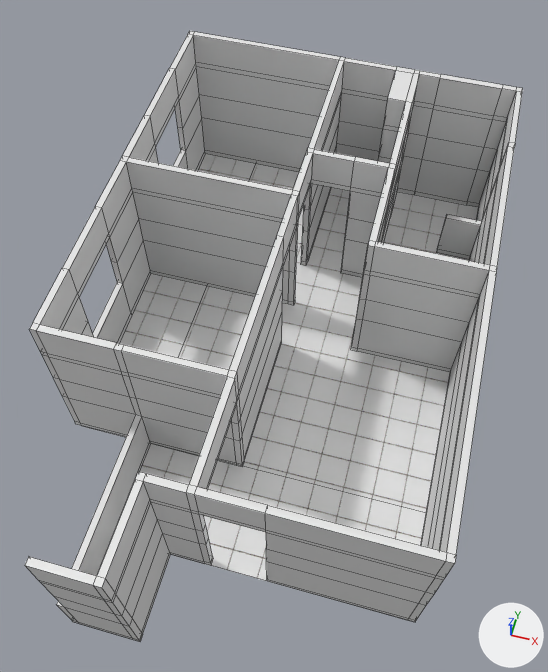
Renders of the Blender file Ap.blend from each side of a commit.
Camera for both pictures: a 50 mm lens placed at (2.13, -5.62, 11.06), pointed at (0.46, 0.49, 1.29). The axes (+X, +Y, +Z) are drawn at lower right. The lights are the same throughout. Mesh edges are drawn as thin lines.

Objects in the first picture: 'Chao', 'Cube.006'.
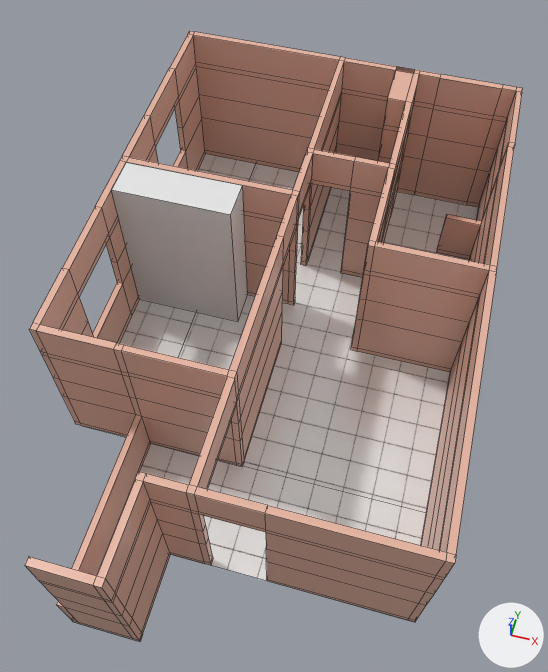
The change, as a diff of the scene's bpy script:
```diff
--- a/Ap.blend.py
+++ b/Ap.blend.py
@@ mat_parede_rosa @@
+mat_parede_rosa = bpy.data.materials.new('Parede Rosa')
+# nodes: BsdfPrincipled, BsdfTransparent, MixShader, NewGeometry, OutputMaterial
+# colours: beige #e7b5a2
@@ me_cube_010 @@
 me_cube_010.from_pydata(...)  # 686 vertices, 704 faces; spans x -2.83..2.95, y -5.47..3.87, z -1.34..1.44
+me_cube_010.materials.append(mat_parede_rosa)
@@ me_cube @@
+me_cube.from_pydata(...)  # a box spanning x -1.0..0.85, y 0.01..1.0, z -1.0..1.0
@@ ob_cube @@
+ob_cube = bpy.data.objects.new('Cube', me_cube)
+ob_cube.location = (-1.3, 1.42, 1.38)
+ob_cube.scale = (1.0, 0.605, 1.39)
```

Pixel boxes (x1, y1, x2, y2) of what changed, in the pictures (548 x 672 px):
'Cube.006', recoloured (grey to brown): (25, 31, 523, 641) in both
'Cube', added: after (112, 162, 248, 321)
